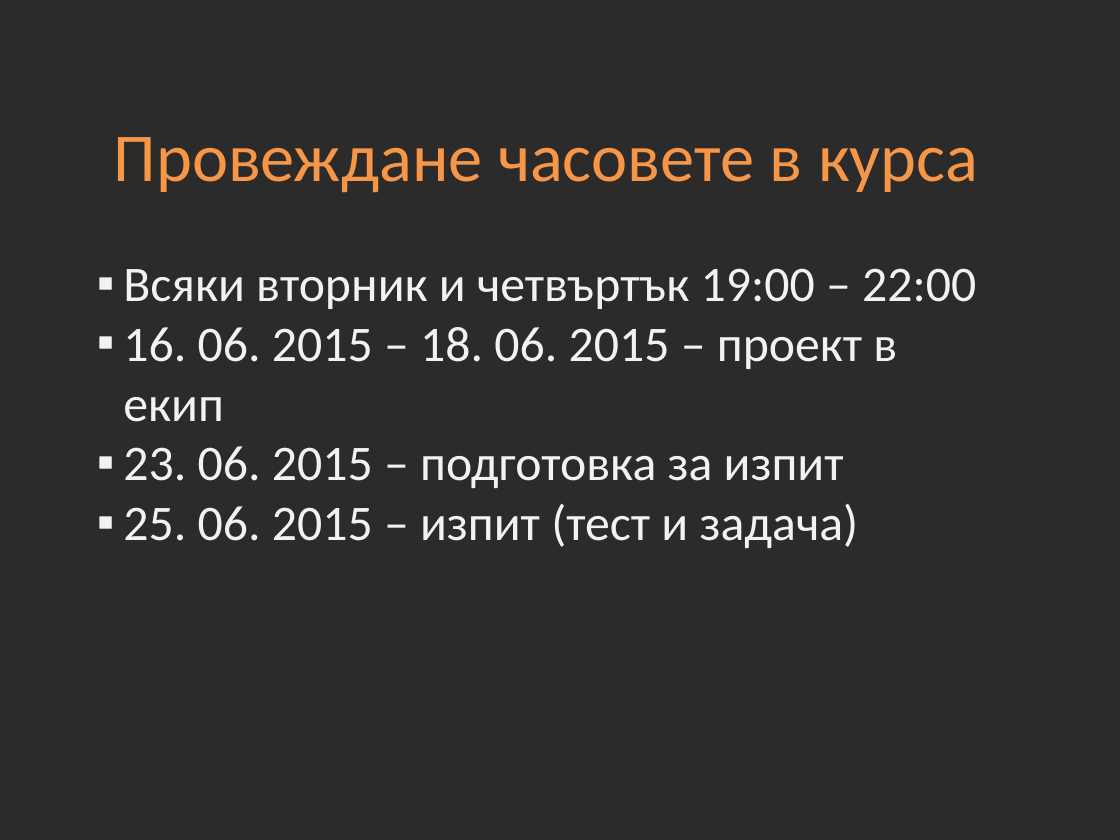
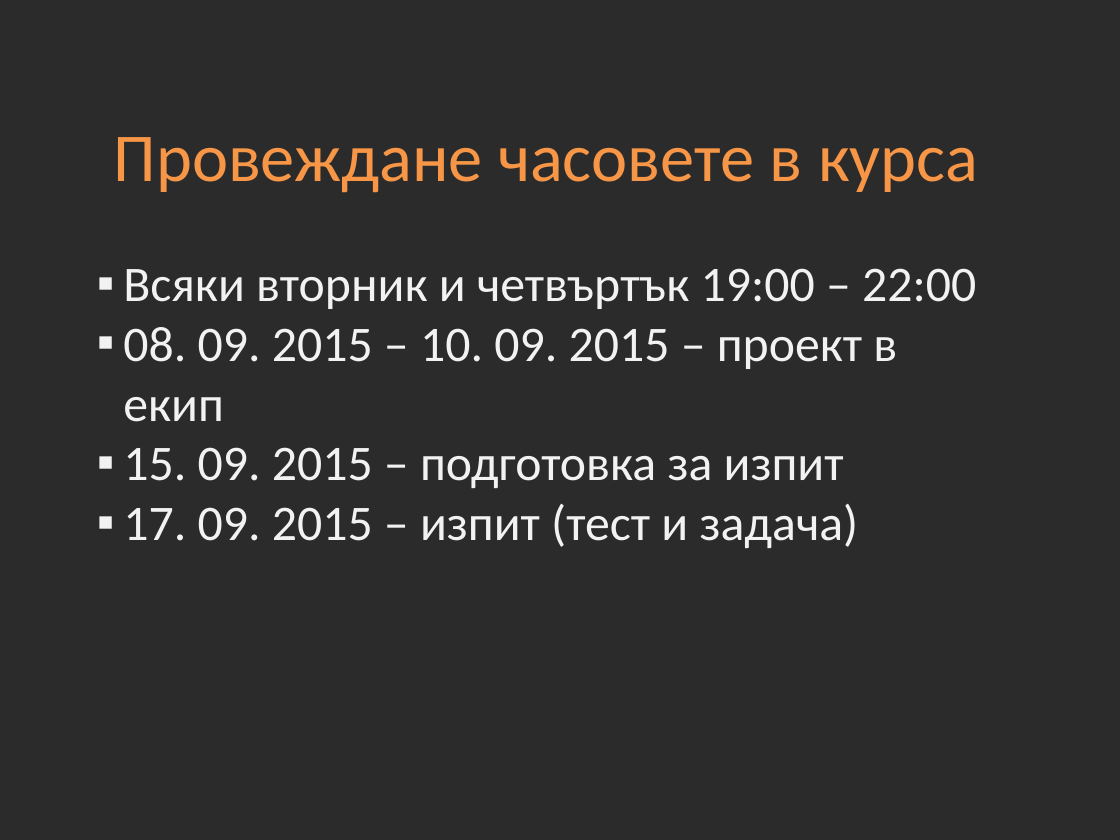
Before and after one commit to Academy-Soft-Intellect/PHP-MySQL-Course, a slide deck: slide 3 of slides/01-Introduction-into-Course.pptx. Drawn at 1120x840 pixels with LibreOffice and Linux fonts; fonts in the diff are those of the drawing; background and template pictures are left out; a plain dark background stands for a picture behind light text. Boxes give left, top, right and bottom in pixels: in the first picture for what was removed or moved away, otherwise in the second. Text is boxed around its words. In the diff, an @@ line names an element or a change of style, - is before the commit and + after.

Commit message:
Update slides

```diff
--- a/slides/01-Introduction-into-Course.pptx
+++ b/slides/01-Introduction-into-Course.pptx
@@ text at (123,327,897,548): text changed @@
-▪ 16. 06. 2015 – 18. 06. 2015 – проект в екип
-▪ 23. 06. 2015 – подготовка за изпит
-▪ 25. 06. 2015 – изпит (тест и задача)
+▪ 08. 09. 2015 – 10. 09. 2015 – проект в екип
+▪ 15. 09. 2015 – подготовка за изпит
+▪ 17. 09. 2015 – изпит (тест и задача)
```
Also in this commit, not shown: 9 other files.
